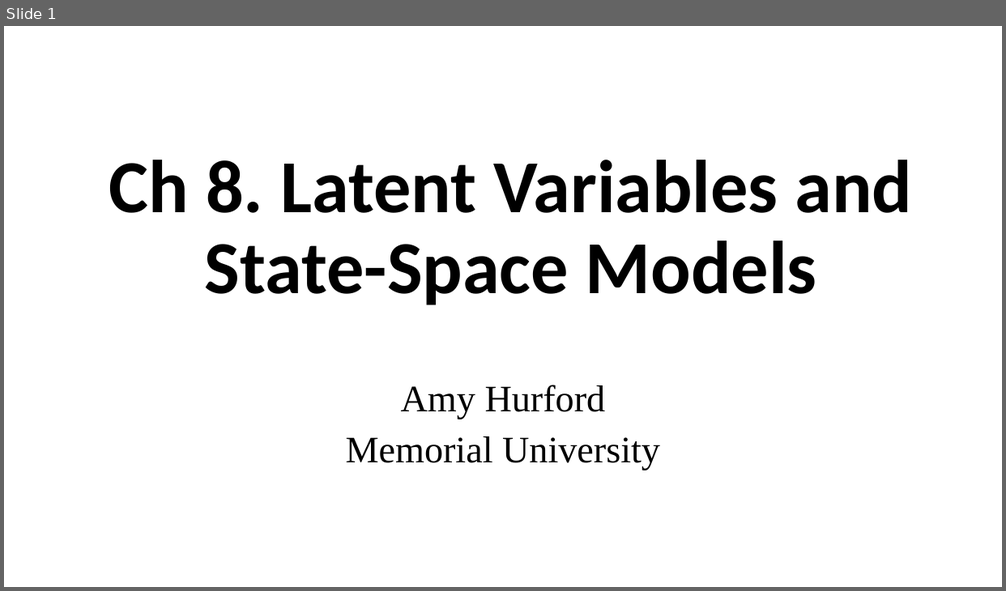
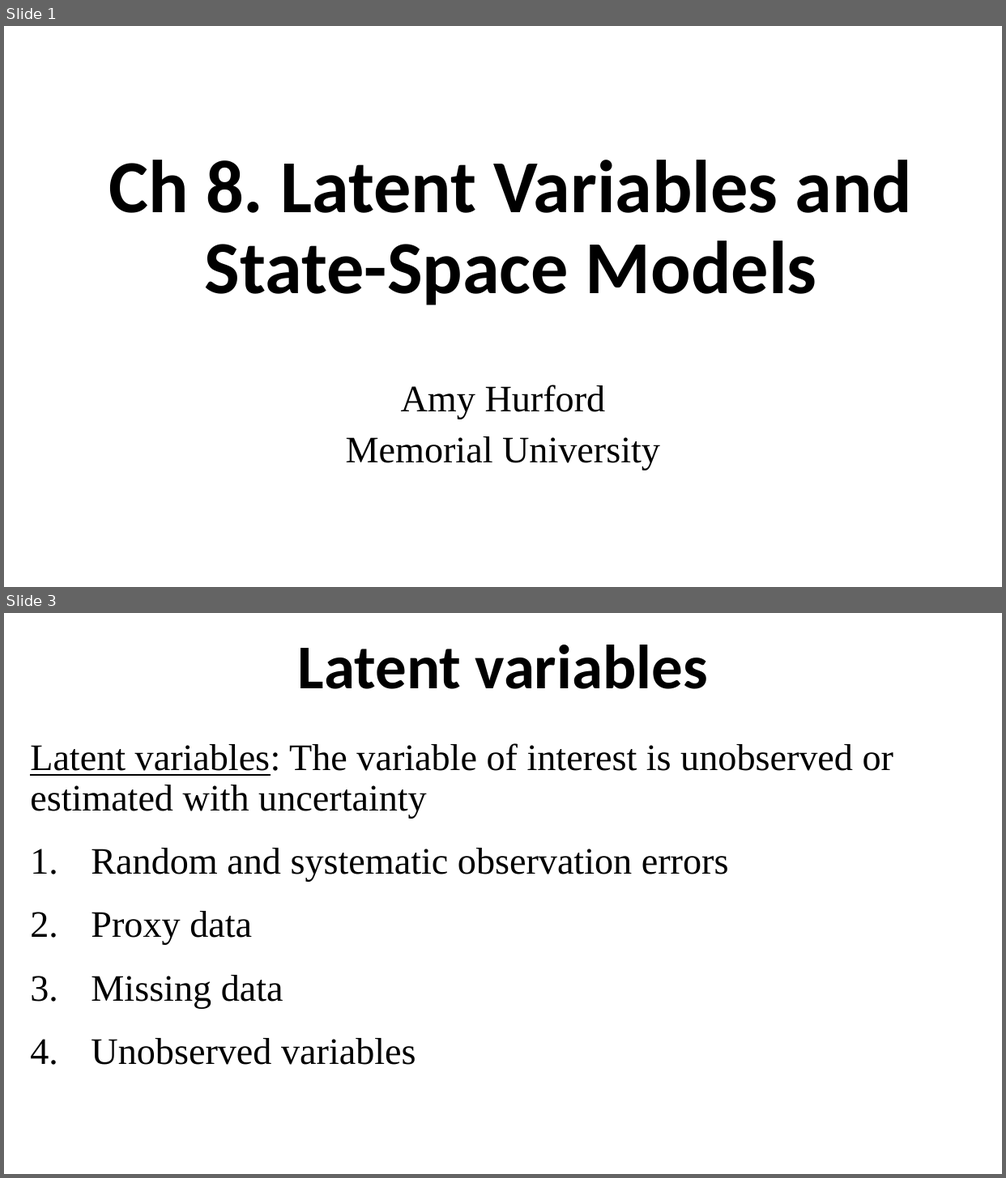
Before and after one commit to ahurford/aarms-summer-school, a slide deck: amy-lectures/State_Space_Models.pptx. Shown one above the other, each under a label of ours: slide 1 before the commit, slides 1 and 3 after it; the slides between them are not shown. The pictures are 1006x591 and 1006x1178 pixels, drawn with LibreOffice and Linux fonts; fonts in the diff are those of the drawing. Boxes give left, top, right and bottom in pixels: in the first picture for what was removed or moved away, otherwise in the second. Text is boxed around its words. In the diff, an @@ line names an element or a change of style, - is before the commit and + after.

```diff
--- a/amy-lectures/State_Space_Models.pptx
+++ b/amy-lectures/State_Space_Models.pptx
@@ slide 3 added at box(4, 613, 1002, 1174), background #FFFFFF @@
@@ title added at box(298, 645, 708, 689), 60 pt, text #000000, bold @@
+Latent variables
@@ text added at box(30, 743, 893, 1065), 36 pt, text #000000 @@
+Latent variables: The variable of interest is unobserved or estimated with uncertainty
+1. Random and systematic observation errors
+2. Proxy data
+3. Missing data
+4. Unobserved variables
```
Also in this commit, not shown: 1 slide changed, 3 other files.
